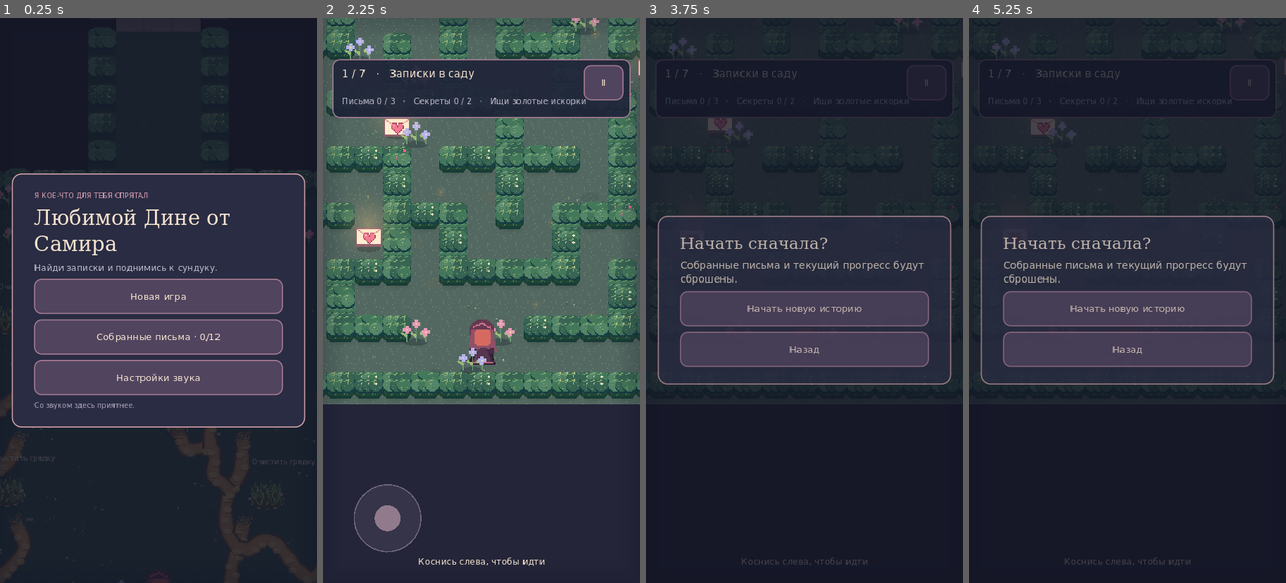
Above: before the commit, frames 1-4 (left to right).
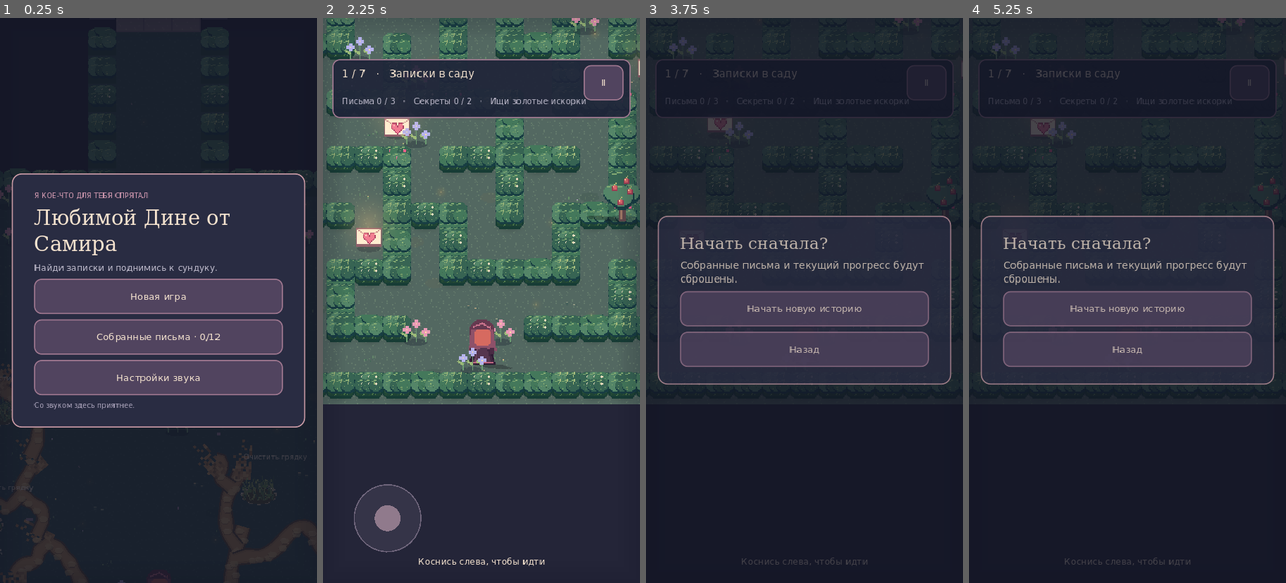
Above: after the commit, the same moments.

Repository: NQUAREx/dina-lovely
Game: Godot game, scene res://main.tscn
Two runs of this game, one before a commit and one after it. Both use one fixed random seed, a clock stepped at 60 frames per second and the inputs below.
Inputs:
- Up to frame 1 (0.25 s): no input
- Up to frame 2 (2.25 s): click "Новая игра" at 0.5 s; click "Ⅱ" at 1.25 s; click "Пойдём" at 2 s
- Up to frame 3 (3.75 s): click "Ⅱ" at 2.75 s; click "Новая игра" at 3.5 s
- Up to frame 4 (5.25 s): click "Назад" at 4.25 s; click "Новая игра" at 5 s

The runs differ from the first frame. In frame 1, 3.5% of the frame differs, in the area x 0-100%, y 47-100%; in frame 2, 0.7%; in frame 3, less than 0.1%; in frame 4, less than 0.1%.

Commit message:
Add interactive gate locks, richer combat and living garden details

Diff:
--- a/assets/atlas.json
+++ b/assets/atlas.json
@@ -1 +1 @@
-{"hedge": 0, "tree": 1, "flowers": 2, "blueflowers": 3, "lam …(2610 unchanged characters)… ate_panel": 150, "weapon_rpg_empty": 151}
+{"hedge": 0, "tree": 1, "flowers": 2, "blueflowers": 3, "lam …(2610 unchanged characters)… ate_panel": 150, "weapon_rpg_empty": 151, "gate_ajar": 152, "lock_closed": 153, "lock_open": 154, "lamp_off": 155, "crate": 156, "column": 157, "corpse0": 158, "corpse1": 159, "corpse2": 160, "corpse3": 161, "corpse4": 162, "corpse5": 163, "blood_pool": 164, "tree_apples": 165}
--- a/assets/audio_sources.json
+++ b/assets/audio_sources.json
@@ -180,5 +180,11 @@
     "license": "CC0",
     "source_file": "handcuffs-metal-open-01.wav",
     "sha256": "7ef65f3edfce09216f87fe6d36c52c0ab648d3d7bd31128096e6d778f5bd914b"
+  },
+  "rpg_flight": {
+    "pack": "Kenney Sci-Fi Sounds",
+    "license": "CC0",
+    "source_file": "thrusterFire_003.ogg",
+    "sha256": "66b217a8a0a8cb21a5a76f749734ea0c04869eb5d05ec20554935984c6a6f9b5"
   }
 }
--- a/content/letters.json
+++ b/content/letters.json
@@ -948,6 +948,18 @@
     "gate_locked": {
       "_comment": "Обратные ворота закрылись до выполнения задачи текущей комнаты.",
       "text": "Сначала закончи эту комнату. После этого можно вернуться назад."
+    },
+    "eat_apple": {
+      "_comment": "Кнопка поедания яблока с дерева.",
+      "text": "Съесть яблоко"
+    },
+    "open_gate": {
+      "_comment": "Открыть замок выходных ворот после выполнения задачи комнаты.",
+      "text": "Открыть ворота"
+    },
+    "gate_ready": {
+      "_comment": "Все письма лабиринта найдены, но замок ещё надо открыть кнопкой у ворот.",
+      "text": "Пора открыть ворота"
     }
   },
   "schema_version": 2,
--- a/scripts/game.gd
+++ b/scripts/game.gd
@@ -20,6 +20,8 @@
 var fog: ColorRect
 var skulls: Array[Dictionary] = []
 var damage_numbers: Array[Dictionary] = []
+var room_remains: Dictionary = {}
+var rocket_voice: AudioStreamPlayer
 var path_meshes: Array = []
 var grass_details: Array[Dictionary] = []
 var path_targets: Array[Dictionary] = []
@@ -148,7 +150,7 @@
 	if OS.has_feature("web"):JavaScriptBridge.eval("window.gardenHideLoading && window.gardenHideLoading()")
 
 func default_save() -> Dictionary:
-	return {"riddle_order":[],"riddle_clues":[],"ridd …(476 unchanged characters)…
+	return {"open_gates":[],"riddle_order":[],"riddle_clues":[],"ridd …(476 unchanged characters)…
 
 func load_save() -> void:
 	save_data = default_save()
@@ -188,6 +190,12 @@
 		if is_instance_valid(toast): notify(tx("storage_unavailable"))
 
 func setup_audio() -> void:
+	rocket_voice=AudioStreamPlayer.new()
+	var flight := preload("res://assets/rpg_flight.wav").duplicate() as AudioStreamWAV
+	flight.loop_mode=AudioStreamWAV.LOOP_FORWARD;flight.loop_begin=0;flight.loop_end=int(flight.get_length()*flight.mix_rate)
+	rocket_voice.stream=flight
+	if OS.has_feature("web"):rocket_voice.playback_type=AudioServer.PLAYBACK_TYPE_SAMPLE
+	add_child(rocket_voice)
 	foliage_voice = AudioStreamPlayer.new()
 	foliage_voice.stream = preload("res://assets/rustle.wav")
 	foliage_voice.volume_db = -21
@@ -395,6 +403,7 @@
 	box.add_child(button(tx("back"), show_menu))
 
 func new_game() -> void:
+	room_remains.clear()
 	save_data = default_save()
 	held_item="";sync_hands()
 	save_data.started = true
@@ -550,6 +559,7 @@
 
 func build_level(index: int) -> void:
 	level = index
+	if not save_data.has("open_gates"):save_data.open_gates=[]
 	vegetation.clear();berry_cells.clear();paths.clear();grass_details.clear();path_targets.clear();path_navigation=null;path_terminals.clear();path_meshes.clear();footprints.clear();stride_distance=0.0;obstacle_specs.clear();damage_numbers.clear()
 	skull_clock=2.0
 	skulls.clear()
@@ -714,6 +724,7 @@
 		if id not in fertilized:fertilized.append(id)
 		if not plants.has(id): plants[id] = {"stage":2,"remaining":0.0}
 	prepare_foliage_and_paths(rng)
+	prepare_room_details(rng)
 	prepare_grass_details()
 	camera = camera_target()
 	nearest = -1
@@ -724,7 +735,7 @@
 	return Vector2(clampf(player.x,half.x-48,grid[0].length()*TILE-half.x+48),clampf(player.y,half.y-220,grid.size()*TILE-half.y+64))
 
 func blocked(pos: Vector2) -> bool:
-	if level<6 and not level_complete() and pos.y<7*TILE and absf(pos.x-(15.5 if level==0 else 13.5)*TILE)<75:return true
+	if level<6 and not door_is_open("exit") and pos.y<7*TILE and absf(pos.x-(15.5 if level==0 else 13.5)*TILE)<75:return true
 	for offset in [Vector2(-10,-7),Vector2(10,-7),Vector2(-10,7),Vector2(10,7)]:
 		var c := Vector2i((pos+offset)/TILE)
 		if c.y<0 or c.x<0 or c.y>=grid.size() or c.x>=grid[0].length() or grid[c.y][c.x]==" ": return true
@@ -799,6 +810,14 @@
 	if playing and not paused:
 		var previous := rpg_reload;rpg_reload=maxf(0,rpg_reload-delta)
 		if previous>.3 and rpg_reload<=.3 and weapon=="rpg":sfx("rpg_load")
+	if is_instance_valid(rocket_voice):
+		var distance := INF
+		for shot in shots:
+			if shot.kind=="rpg":distance=minf(distance,player.distance_to(shot.pos))
+		if sound_on and playing and not paused and distance<1400:
+			rocket_voice.volume_db=-20-linear_to_db(1+distance/160)
+			if not rocket_voice.playing:rocket_voice.play()
+		else:rocket_voice.stop()
 	for door in objects:
 		if door.kind=="doorway":door.gate_amount=move_toward(float(door.get("gate_amount",0)),1.0 if door_is_open(str(door.id)) else 0.0,delta*2.5)
 	for i in range(footprints.size()-1,-1,-1):
@@ -826,7 +845,7 @@
 		update_tasks(delta)
 		if level==5: update_plants(delta)
 		if level==4: update_shots(delta)
-		if player.y<2.8*TILE: use_exit()
+		if player.y<2.8*TILE: use_exit(true)
 		elif level>0 and player.y>(grid.size()-2.8)*TILE: travel(level-1)
 		camera = camera.lerp(camera_target(),1-exp(-delta*9))
 		invincible = maxf(0,invincible-delta)
@@ -925,7 +944,7 @@
 	if obj.id in ["seat","swing"]:return true
 	if obj.id=="rake": return held_item!="rake"
 	if obj.get("hidden_hedge",false) and obj.pos.distance_to(player)>54:return false
-	if obj.kind=="berries": return obj.id not in save_data.eaten
+	if obj.kind in ["berries","tree_apples"]: return obj.id not in save_data.eaten
 	if obj.id=="flashlight": return held_item!="flashlight"
 	if obj.id=="shovel": return held_item!="shovel"
 	if obj.kind=="mound": return obj.id not in save_data.dug
@@ -960,7 +979,7 @@
 	if obj.id=="seat": return tx("sit_action")
 	if obj.id=="swing": return tx("swing_action")
 	if obj.id=="rake": return tx("pickup_rake")
-	if obj.kind=="berries": return tx("eat_berries")
+	if obj.kind in ["berries","tree_apples"]: return tx("eat_apple") if obj.kind=="tree_apples" else tx("eat_berries")
 	if obj.id=="flashlight": return tx("pickup_flashlight")
 	if obj.id=="shovel": return tx("pickup_shovel")
 	if str(obj.id).begins_with("drop_"):return tx("pickup_prefix")+str({"rpg":tx("weapon_rpg"),"rifle":tx("weapon_rifle"),"sword":tx("weapon_sword")}.get(obj.weapon,obj.weapon))
@@ -968,7 +987,7 @@
 	if obj.id=="back": return tx("back") if door_is_open("back") else tx("gate_locked_action")
 	if obj.id=="fertilizer": return tx("pickup_fertilizer")
 	if obj.id in ["rpg","rifle","sword"]: return {"rpg":tx("pickup_rpg"),"rifle":tx("pickup_rifle"),"sword":tx("pickup_sword")}[obj.id]
-	if obj.id == "exit": return tx("next_room")
+	if obj.id == "exit": return tx("open_gate") if not door_is_open("exit") else tx("next_room")
 	if obj.id == "well": return tx("fill_water")
 	if obj.id == "can": return tx("pickup_can")
 	if obj.kind == "sprout":
@@ -994,7 +1013,7 @@
 		resting=id;rest_anchor=obj.pos;player=obj.pos+Vector2(0,8);direction=2;joy_active=false;joy_vector=Vector2.ZERO
 	elif id in ["rake","can","fertilizer","shovel","flashlight"]:
 		equip_tool(id);persist();sfx("ui")
-	elif obj.kind=="berries":
+	elif obj.kind in ["berries","tree_apples"]:
 		save_data.eaten.append(id);health=mini(8,health+2);sfx("eat");persist()
 		var first := particles.size();burst(player,12,Color("ef436b"))
 		for i in range(first,particles.size()):particles[i].heart=true
@@ -1088,8 +1107,14 @@
 		if id not in save_data.letters: return false
 	return true
 
-func use_exit() -> void:
-	if transition: return
+func use_exit(walking: bool = false) -> void:
+	if transition:return
+	if level_complete() and level<6 and not door_is_open("exit"):
+		if walking:return
+		save_data.open_gates.append(level);persist();sfx("reload");haptic(30)
+		for door in objects:
+			if door.kind=="doorway" and door.id=="exit":door.unlock_time=time
+		return
 	if level==0 and not has_maze_letters(): notify(tx("maze_notes_required"))
 	elif level==1 and not dark_letters_found(): notify(tx("darkness_notes_required"))
 	elif level==2 and (save_data.obstacles.size()<5 or "crossing" not in save_data.letters): notify(tx("obstacles_required"))
@@ -1128,7 +1153,7 @@
 			var count := 0
 			for id in REQUIRED:
 				if id in save_data.letters: count+=1
-			status.text = tx("maze_status") % [count,save_data.secrets.size(),tx("maze_exit_open") if count==3 else tx("maze_search_hint")]
+			status.text = tx("maze_status") % [count,save_data.secrets.size(),(tx("maze_exit_open") if door_is_open("exit") else tx("gate_ready")) if count==3 else tx("maze_search_hint")]
 		1: status.text = tx("darkness_status") % [dark_letter_count(),tx("flashlight_on") if save_data.flashlight else tx("flashlight_location")]
 		2: status.text = tx("obstacles_status") % save_data.obstacles.size()
 		3: status.text = tx("buried_note_found") if "buried" in save_data.letters else (tx("digging_hint") if save_data.shovel else tx("shovel_location"))
@@ -1235,7 +1260,12 @@
 				damage_enemy(i,2,diff.normalized()*28)
 	else:
 		shots.append({"pos":rifle_muzzle(),"vel":aim*(570 if weapon=="rifle" else 75),"life":1.4 if weapon=="rifle" else 4.5,"kind":weapon,"age":0.0})
-		if weapon=="rpg":rpg_reload=RPG_RELOAD
+		if weapon=="rpg":
+			rpg_reload=RPG_RELOAD
+			for step in range(12):
+				var recoil := player-aim*6
+				if blocked(recoil):break
+				player=recoil
 		if weapon=="rifle":
 			magazine-=1
 			if magazine==0:reload_time=1.8;sfx("reload")
@@ -1370,6 +1400,8 @@
 				draw_hedge_structure(screen(wall.pos))
 	draw_paths()
 	draw_footprints()
+	for remains in room_remains.get(level,[]):
+		draw_sprite(remains.kind,screen(remains.pos),Color.WHITE,float(remains.get("scale",1.0)))
 	for hole in objects:
 		if hole.kind=="dug":draw_sprite("dug",screen(hole.pos))
 	renderables.sort_custom(func(a,b):
@@ -1380,7 +1412,7 @@
 		return a.pos.y<b.pos.y)
 	for item in renderables:
 		var p := screen(item.pos)
-		var kind: String = item.kind
+		var kind: String = "tree" if item.kind=="tree_apples" and item.id in save_data.eaten else item.kind
 		if item.has("cell") and level==0:
 			var key := "h:"+str(item.cell)
 			pass
@@ -1388,6 +1420,7 @@
 		elif kind in ["flowers","blueflowers"]:
 			pass
 		if kind=="player":
+			draw_cast_shadow("hero"+str(direction)+"_0",p,1.0)
 			draw_shadow(p,19)
 			var frame := int(time*12)%4 if moving and not paused else 0
 			if not resting.is_empty():p+=Vector2(0,-18+sin(time*2.4)*12 if resting=="swing" else -18)
@@ -1403,8 +1436,9 @@
 				draw_circle(p,125 if enemy.get("boss",false) else 70,Color(.91,.43,.58,.19))
 				draw_arc(p,125 if enemy.get("boss",false) else 70,0,TAU,32,PINK,2)
 				draw_string(body_font,p+Vector2(-5,-69),"!",HORIZONTAL_ALIGNMENT_LEFT,-1,24,CREAM)
+			draw_cast_shadow(kind,p,1.8 if enemy.get("boss",false) else 1.0)
 			draw_shadow(p,20)
-			draw_sprite(kind,p+Vector2(0,sin(time*5+item.pos.x)*3),Color(1,.65,.75,.45 if enemy.state=="spawn" else  …(218 unchanged characters)…
+			draw_sprite(kind,p+Vector2(0,sin(time*5+item.pos.x)*3),Color(1,.2,.25) if time<float(enemy.get("hit_until",0)) else Color(1,.65,.75,.45 if enemy.state=="spawn" else  …(218 unchanged characters)…
 			if enemy.get("boss",false): draw_string(body_font,p+Vector2(-62,-115),tx("boss_name"),HORIZONTAL_ALIGNMENT_LEFT,-1,14,CREAM)
 			var bar_width := 100.0 if enemy.get("boss",false) else 36.0
 			draw_rect(Rect2(p+Vector2(-bar_width/2,-100 if enemy.get("boss",false) else -57),Vector2(bar_width,5)),INK)
@@ -1415,7 +1449,9 @@
 				if item.get("ground_tool",false):
 					draw_set_transform(p,PI/2);draw_pickup_outline(highlight,Vector2(0,20),.65);draw_set_transform(Vector2.ZERO)
 				else:draw_pickup_outline(highlight,p+Vector2(0,-40) if kind=="stand_flashlight" else p,3.0 if kind=="chest" and item.id=="final" else 1.0)
-			if not item.has("wall") and item.id!="buried": draw_shadow(p,20 if kind!="tree" else 30)
+			if not item.has("wall") and item.id!="buried":
+				if kind in ["tree","tree_apples","crate","column","well","bench"]:draw_cast_shadow(kind,p,1.0)
+				draw_shadow(p,30 if kind in ["tree","tree_apples"] else 20)
 			if item.get("ground_tool",false):
 				draw_set_transform(p,PI/2);draw_sprite("flashlight" if kind=="stand_flashlight" else kind,Vector2(0,20),Color.WHITE,.65);draw_set_transform(Vector2.ZERO)
 			elif kind=="sprout":
@@ -1462,10 +1498,8 @@
 				if not open and kind!="doorway": draw_line(p+Vector2(-18,-36),p+Vector2(18,-36),Color("ab839a"),4)
 	if level==0:
 		for wall in renderables:
-			if wall.get("wall",false) and hedge_active(wall.cell):
-				# Southern approach: keep the canopy behind her upper body, over her legs.
-				var waist := screen(player).y-26 if player.y>wall.pos.y else -INF
-				draw_hedge_parts(wall.kind,screen(wall.pos),waist)
+			if wall.get("wall",false) and hedge_active(wall.cell) and player.y<=wall.pos.y:
+				draw_hedge_parts(wall.kind,screen(wall.pos))
 	# Batched radial textures approximate soft warm light without expensive real-time lights.
 	for item in renderables:
 		if item.kind in ["lamp","candle","note"] or (item.kind=="chest" and chest_open):
@@ -1665,7 +1699,12 @@
 	var enemy := enemies[index]
 	if enemy.state=="spawn": return
 	damage_numbers.append({"pos":enemy.pos+Vector2(randf_range(-10,10),-65),"value":mini(damage,int(enemy.hp)),"life":.85})
-	for n in range(7):particles.append({"pos":enemy.pos+Vector2(0,-28),"vel":Vector2(randf_range(-65,65),randf_range(-85,0)),"life":randf_range(.3,.6),"color":Color("c74960"),"heart":false})
+	enemy.hit_until=time+.18
+	if not room_remains.has(level):room_remains[level]=[]
+	var pool := Vector2(roundf(enemy.pos.x/28)*28,roundf(enemy.pos.y/28)*28)
+	if not room_remains[level].any(func(r):return r.kind=="blood_pool" and r.pos.distance_to(pool)<20):
+		room_remains[level].append({"kind":"blood_pool","pos":pool+Vector2(0,5),"scale":randf_range(1.0,1.5)})
+	for n in range(22):particles.append({"pos":enemy.pos+Vector2(0,-28),"vel":Vector2(randf_range(-65,65),randf_range(-85,0)),"life":randf_range(.3,.6),"color":Color("c74960"),"heart":false})
 	if weapon=="sword": sfx("sword_hit")
 	enemy.hp -= damage
 	enemy.state = "rest"
@@ -1673,7 +1712,9 @@
 	var target: Vector2 = enemy.pos+push
 	if not blocked(target): enemy.pos=target
 	burst(enemy.pos,8,Color("e9c2d5"))
-	if enemy.hp<=0: enemies.remove_at(index)
+	if enemy.hp<=0:
+		room_remains[level].append({"kind":"corpse"+str(5 if enemy.get("boss",false) else int(enemy.type)),"pos":enemy.pos,"scale":1.8 if enemy.get("boss",false) else 1.0})
+		enemies.remove_at(index)
 
 func update_shots(delta: float) -> void:
 	for i in range(shots.size()-1,-1,-1):
@@ -1732,7 +1773,7 @@
 			draw_texture_rect(glow,Rect2(p-Vector2(25,25),Vector2(50,50)),false,Color(1,.7,.35,.6))
 		else: draw_line(p,p-shot.vel.normalized()*20,Color("ffe3a7"),3)
 	if level==4 and not weapon.is_empty():
-		var p := screen(player)+Vector2(14,-28)
+		var p := screen(player)+Vector2(14,-28)-aim*(attack_flash/.22)*(14 if weapon=="rpg" else 8)
 		var swing := sin((1-attack_flash/.22)*PI)*1.5 if weapon=="sword" and attack_flash>0 else 0.0
 		var left := aim.x<0
 		var rotation := (aim.angle()+PI/2) if weapon=="sword" else (atan2(-aim.y,-aim.x) if left else aim.angle())
@@ -2014,7 +2055,7 @@
 				if score<best:best=score;selected=n;start=anchor
 		var target: Dictionary = targets[selected];targets.remove_at(selected)
 		var outward: Vector2 = (start-target.pos).normalized()
-		var radius := 80.0 if target.kind in ["house","pond"] else 42.0 if target.solid else 0.0
+		var radius := 120.0 if target.kind in ["house","pond"] else 85.0 if target.kind=="well" else 64.0 if target.solid else 0.0
 		var end: Vector2 = target.pos+outward*radius
 		var side := (end-start).normalized().orthogonal()
 		var amplitude := minf(85.0,start.distance_to(end)*.22)
@@ -2079,7 +2120,7 @@
 		if mesh.terminal:
 			draw_set_transform((get_viewport_rect().size/2-camera+shake_offset).round()+mesh.end,mesh.direction.angle()+PI/2)
 			var id: int = sprites["path_end"]
-			draw_texture_rect_region(atlas,Rect2(Vector2(-16,-24),Vector2(32,32)),Rect2(Vector2(id%16*32,id/16*48+16),Vector2(32,32)))
+			draw_texture_rect_region(atlas,Rect2(Vector2(-24,-8),Vector2(48,72)),Rect2(Vector2(id%16*32,id/16*48),Vector2(32,48)))
 			draw_set_transform((get_viewport_rect().size/2-camera+shake_offset).round())
 	draw_set_transform(Vector2.ZERO)
 
@@ -2154,9 +2195,10 @@
 	path_meshes.clear()
 	for path_index in range(paths.size()):
 		var path: PackedVector2Array = paths[path_index]
-		var terminal := path_index<path_terminals.size() and path_terminals[path_index]
+		var terminal := is_path_terminal(path_index)
 		var remaining: Array[float] = [];remaining.resize(path.size());remaining[-1]=0
 		for n in range(path.size()-2,-1,-1):remaining[n]=remaining[n+1]+path[n].distance_to(path[n+1])
+		if remaining[0]<72:terminal=false
 		var mesh := {"layers":[],"stones":[],"terminal":terminal,"end":path[-1],"direction":(path[-1]-path[maxi(0,path.size()-2)]).normalized()}
 		for layer in range(3):
 			var left := PackedVector2Array();var right := PackedVector2Array();var left_colors := PackedColorArray();var right_colors := PackedColorArray()
@@ -2168,12 +2210,15 @@
 				left_colors.append(color);right_colors.append(color)
 			var vertices := PackedVector3Array();var colors := PackedColorArray()
 			for n in range(path.size()-1):
+				if terminal and remaining[n]<52:continue
 				for pair in [[left[n],left_colors[n]],[right[n],right_colors[n]],[left[n+1],left_colors[n+1]],[right[n],right_colors[n]],[right[n+1],right_colors[n+1]],[left[n+1],left_colors[n+1]]]:
 					vertices.append(Vector3(pair[0].x,pair[0].y,0));colors.append(pair[1])
 			var arrays := [];arrays.resize(Mesh.ARRAY_MAX);arrays[Mesh.ARRAY_VERTEX]=vertices;arrays[Mesh.ARRAY_COLOR]=colors
 			var strip := ArrayMesh.new();strip.add_surface_from_arrays(Mesh.PRIMITIVE_TRIANGLES,arrays)
 			mesh.layers.append({"mesh":strip})
-		for n in range(0,path.size(),3):mesh.stones.append({"pos":path[n]+Vector2(sin(n*5.2)*7,14),"kind":n%3,"alpha":.65})
+		for n in range(0,path.size(),3):
+			if terminal and remaining[n]<52:continue
+			mesh.stones.append({"pos":path[n]+Vector2(sin(n*5.2)*7,14),"kind":n%3,"alpha":.65})
 		path_meshes.append(mesh)
 
 func is_path_terminal(index: int) -> bool:
@@ -2212,7 +2257,7 @@
 	return false
 
 func path_point_safe(pos: Vector2) -> bool:
-	return valid_ground(pos) and not blocked(pos) and (generating_paths or not objects.any(func(o):return o.kind=="sprout" and o.pos.distance_to(pos)<45))
+	return valid_ground(pos) and not blocked(pos) and not objects.any(func(o):return o.solid and pos.distance_to(o.pos)<(110 if o.kind in ["house","pond"] else 72 if o.kind=="well" else 48)) and (generating_paths or not objects.any(func(o):return o.kind=="sprout" and o.pos.distance_to(pos)<45))
 
 func continuous_path(points: PackedVector2Array, start: Vector2, end: Vector2, rng: RandomNumberGenerator) -> PackedVector2Array:
 	var safe := true
@@ -2301,11 +2346,18 @@
 	return save_data.finished
 
 func draw_gate(pos: Vector2, amount: float) -> void:
-	var id: int = sprites["gate_panel"]
-	var width := lerpf(72,26,clampf(amount,0,1))
-	for side in [-1,1]:
-		var x := lerpf(-72,-106,amount) if side<0 else lerpf(0,80,amount)
-		draw_texture_rect_region(atlas,Rect2(pos+Vector2(x,-65),Vector2(width,68)),Rect2(Vector2(id%16*32,id/16*48+16),Vector2(32,32)))
+	draw_gate_leaf("gate_panel",pos+Vector2(-72,-65))
+	draw_gate_leaf("gate_ajar" if amount>.25 else "gate_panel",pos+Vector2(0,-65))
+	if amount<=0:
+		draw_sprite("lock_closed",pos+Vector2(0,-23),Color.WHITE,.55)
+	else:
+		var fall := clampf(amount*2,0,1)
+		var lock_pos := pos+Vector2(8*fall,lerpf(-23,30,fall*fall))
+		draw_sprite("lock_open",lock_pos,Color.WHITE,.55)
+
+func draw_gate_leaf(name: String, pos: Vector2) -> void:
+	var id: int = sprites[name]
+	draw_texture_rect_region(atlas,Rect2(pos,Vector2(72,68)),Rect2(Vector2(id%16*32,id/16*48+16),Vector2(32,32)))
 
 func hedge_active(cell: Vector2i) -> bool:
 	for n in range(6):
@@ -2338,4 +2390,44 @@
 	return nearest>=45 and nearest<=90
 
 func door_is_open(id: String) -> bool:
-	return id=="back" or level_complete()
+	return id=="back" or level in save_data.get("open_gates",[])
+
+func draw_cast_shadow(name: String, pos: Vector2, scale_factor: float) -> void:
+	var origin := pos+camera-get_viewport_rect().size/2-shake_offset
+	var light := origin+Vector2(-180,-240)
+	var nearest_light := INF
+	for obj in objects:
+		if obj.kind not in ["lamp","candle"]:continue
+		var d := origin.distance_squared_to(obj.pos)
+		if d<nearest_light:nearest_light=d;light=obj.pos-Vector2(0,50)
+	if level==1 and save_data.flashlight:light=player+aim*30
+	var away := (origin-light).normalized()
+	var stretch := .25+clampf(origin.distance_to(light)/900,0,.35)
+	var flicker := .02*sin(time*4+origin.x*.01)
+	draw_set_transform_matrix(Transform2D(Vector2(1,0),Vector2(-away.x*(.55+flicker),-away.y*stretch),pos+Vector2(0,3)))
+	draw_sprite(name,Vector2.ZERO,Color(.06,.055,.1,.28),scale_factor)
+	draw_set_transform(Vector2.ZERO)
+
+func prepare_room_details(rng: RandomNumberGenerator) -> void:
+	if level in [4,6]:
+		objects.assign(objects.filter(func(o):return o.kind not in ["flowers","blueflowers","tree"]))
+		for spec in [["crate",Vector2i(3,10)],["column",Vector2i(23,10)],["crate",Vector2i(22,19)],["column",Vector2i(4,19)]]:
+			if valid_ground((Vector2(spec[1])+Vector2(.5,.5))*TILE):put_object(spec[0],spec[1],"",true)
+	if level==1:
+		for obj in objects:
+			if obj.kind=="lamp":obj.kind="lamp_off"
+	if level==0:
+		var candidates: Array[Vector2i] = []
+		for cell in berry_cells:
+			if not objects.any(func(o):return o.kind=="tree" and o.pos.distance_to((Vector2(cell)+Vector2(.5,.5))*TILE)<130):candidates.append(cell)
+		for n in range(mini(5,candidates.size())):put_object("tree",candidates[n],"",false)
+	if level==5:
+		for x in [4,8,19,23]:
+			var row := 6 if rng.randf()<.5 else grid.size()-7
+			if grid[row][x]=="#":put_object("tree",Vector2i(x,row),"",false)
+	var index := 0
+	for obj in objects:
+		if obj.kind!="tree":continue
+		if rng.randf()<.55:
+			obj.kind="tree_apples";obj.id="apple_%d_%d"%[level,index]
+		index+=1
--- a/tests/gates_rocket_layers.gd
+++ b/tests/gates_rocket_layers.gd
@@ -13,8 +13,8 @@
    3:g.save_data.letters.append('buried')
    4:g.save_data.letters.append('courage')
    5:g.save_data.letters.append('garden')
-  assert(g.level_complete() and not g.blocked(pos))
- print('PASS six forward gates lock and unlock with level completion')
+  assert(g.level_complete() and g.blocked(pos));g.use_exit();assert(g.door_is_open("exit") and not g.blocked(pos))
+ print('PASS six gates require completion and explicit interaction; entrances always accessible')
  g.build_level(4);g.save_data.letters.erase('courage');g.combat_done=false;g.spawn_wave();assert(g.enemies.all(func(e):return not g.blocked(e.pos)));g.enemies.clear();g.weapon='rpg';g.held_item='rpg';g.attack_cd=0;g.rpg_reload=0;g.attack()
  assert(is_equal_approx(g.rpg_reload,1.62) and g.shots.size()==1);g.attack_cd=0;g.attack();assert(g.shots.size()==1);g.update_shots(.1);assert(g.shots[0].vel.length()<200);print('PASS RPG reload +20 percent and slower flight')
  g.build_level(5);assert(g.grass_texture!=null)
@@ -22,4 +22,17 @@
   if bed.kind=='sprout':assert(g.bed_beside_path(bed.pos,bed))
  print('PASS baked ground texture and beds beside organic paths')
  g.build_level(0);assert(g.sprites.has('gate_panel') and g.sprites.has('weapon_rpg_empty'));print('PASS gate and empty launcher artwork')
+ for seed in [17,2026]:
+  g.save_data.seed=seed;g.build_level(5)
+  var well=g.objects.filter(func(o):return o.kind=='well')[0]
+  for path in g.paths:
+   for point in path:assert(point.distance_to(well.pos)>=71)
+  for bed in g.objects:
+   if bed.kind=='sprout':assert(g.bed_beside_path(bed.pos,bed))
+ g.build_level(1);assert(g.objects.all(func(o):return o.kind!='lamp'))
+ g.build_level(4);assert(g.objects.all(func(o):return o.kind not in ['flowers','blueflowers','tree','tree_apples']));assert(g.objects.any(func(o):return o.kind=='crate'))
+ g.enemies.clear();g.enemies.append({'pos':g.player+Vector2(80,-80),'hp':3,'type':1,'state':'rest','timer':1.0});g.damage_enemy(0,1,Vector2.ZERO);assert(g.enemies[0].hit_until>g.time);g.damage_enemy(0,9,Vector2.ZERO);assert(g.enemies.is_empty());assert(g.room_remains[4].any(func(r):return r.kind=='corpse1'))
+ g.build_level(5);g.build_level(4);assert(g.room_remains[4].any(func(r):return r.kind=='corpse1'))
+ g.build_level(0);g.objects.append({'kind':'tree_apples','id':'test_apple','pos':g.player,'solid':false});g.nearest=g.objects.size()-1;g.interact();assert('test_apple' in g.save_data.eaten and g.objects[-1].kind=='tree_apples' and not g.available(g.objects[-1]))
+ print('PASS well clearance, dark lamps, concrete props, hit flashes, persistent remains and edible fruit')
  g.queue_free();await process_frame;quit()
Binary file changed: assets/atlas.png
Not shown, added: assets/rpg_flight.wav.import
Not shown, changed: assets/SFX-CREDITS.md
Not shown, added: assets/rpg_flight.wav
Not shown, removed: docs/game.3a43c3b0c2e8.pck
Not shown, added: docs/game.4d793af22b1e.pck
Not shown, changed: docs/index.pck
